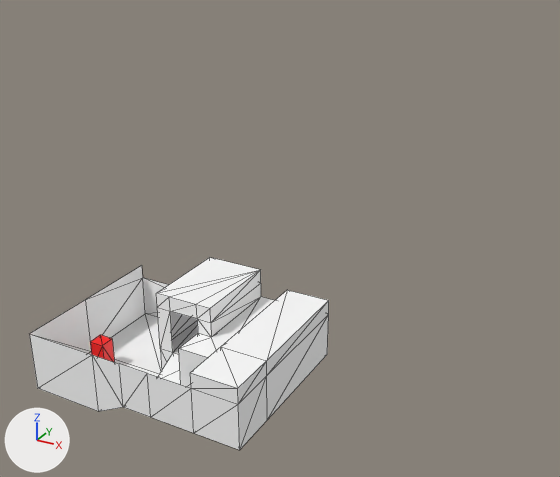
What one commit did to the glTF model assets/maps/map.glb.
Rendered twice from a camera (50 mm lens) standing at (25.3, -38.7, 26.4) and looking at (2.4, 2.9, 5.6). The lights are fixed; the arrows at lower left show +X, +Y and +Z. The picture after the commit comes second. Mesh edges are drawn as thin lines. Vertices at exactly the same position are counted once.

The scene before the commit, as lines of its bpy script (objects in view):
```python
me_cube = bpy.data.meshes.new('Cube')
me_cube.from_pydata(...)  # 67 vertices, 121 faces; spans x -8.0..7.0, y -10.0..1.0, z -2.0..4.0
me_cube.materials.append(mat_defaultmaterial)
ob_map = bpy.data.objects.new('map', me_cube)
ob_map.location = (0.0, 0.0, 0.0)
```
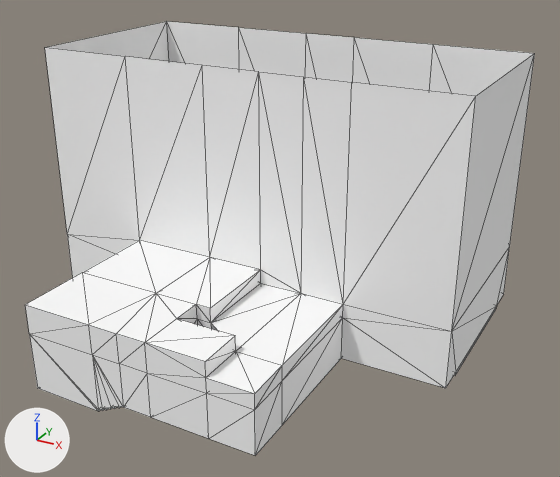
Changed parts and their boxes (x1, y1, x2, y2) in the pictures (560 x 477 px):
'map', reshaped (70% wider, 125% taller)
    before: (29, 257, 329, 450)
    after: (25, 21, 535, 456)
part 1 of me_cube, built on
    before: (29, 257, 329, 449)
    after: (25, 21, 535, 456)

What changed in the scene script:
```text
Change me_cube:
    used by ob_map; location = (0.0, 0.0, 0.0)
    remove me_cube.from_pydata(...)  # 67 vertices, 121 faces; spans x -8.0..7.0, y -10.0..1.0, z -2.0..4.0
    add me_cube.from_pydata(...)  # 174 vertices, 353 faces; spans x -15.0..15.0, y -10.0..15.0, z -2.0..17.0
    me_cube part 1
    17 vertices are removed from x -8.0..7.0, y -10.0..1.0, z -1.0..4.0
    78 faces are deleted
    9 vertices in x 4.0..7.0, y -10.0..1.0, z -1.0..3.0 move by (1.0, 0.0, 0.0)
    49 vertices are added at x -15.0..15.0, y -10.0..15.0, z -1.8..17.0
    8 new vertices lie (0.0, 0.0, 2.0) away from vertices in x -8.0..1.0, y -10.0..1.0, z 0.0..2.0
    5 new vertices lie (0.0, 0.0, 1.0) away from vertices in x -8.0..4.0, y -10.0..1.0, z -2.0..2.0
    5 new vertices lie (4.0, 0.0, 0.0) away from vertices in x -2.0..1.0, y -10.0..1.0, z -1.0..4.0
    6 new vertices lie (0.0, 10.0, 0.0) away from vertices in x -8.0..15.0, y 3.0, z -1.2..-1.0
    5 new vertices lie (-7.0, 0.0, 0.0) away from vertices in x -8.0..15.0, y 1.0..13.0, z -1.2..-1.0
    6 new vertices lie (0.0, 2.0, 0.0) away from vertices in x -15.0..15.0, y 13.0, z -1.0
    7 new vertices lie (0.0, 0.0, 4.0) away from vertices in x -15.0..15.0, y 1.0..15.0, z -1.0
    10 new vertices lie (0.0, 0.0, 14.0) away from vertices in x -15.0..15.0, y 1.0..15.0, z 3.0
    12 new vertices lie (2.0, 0.0, 0.0) away from vertices in x -1.0, y -6.7..15.0, z -1.0..2.0
    11 new vertices lie (0.0, 3.0, 0.0) away from vertices in x -2.7..5.0, y -10.0, z -1.8..3.0
    310 new faces join them
```
